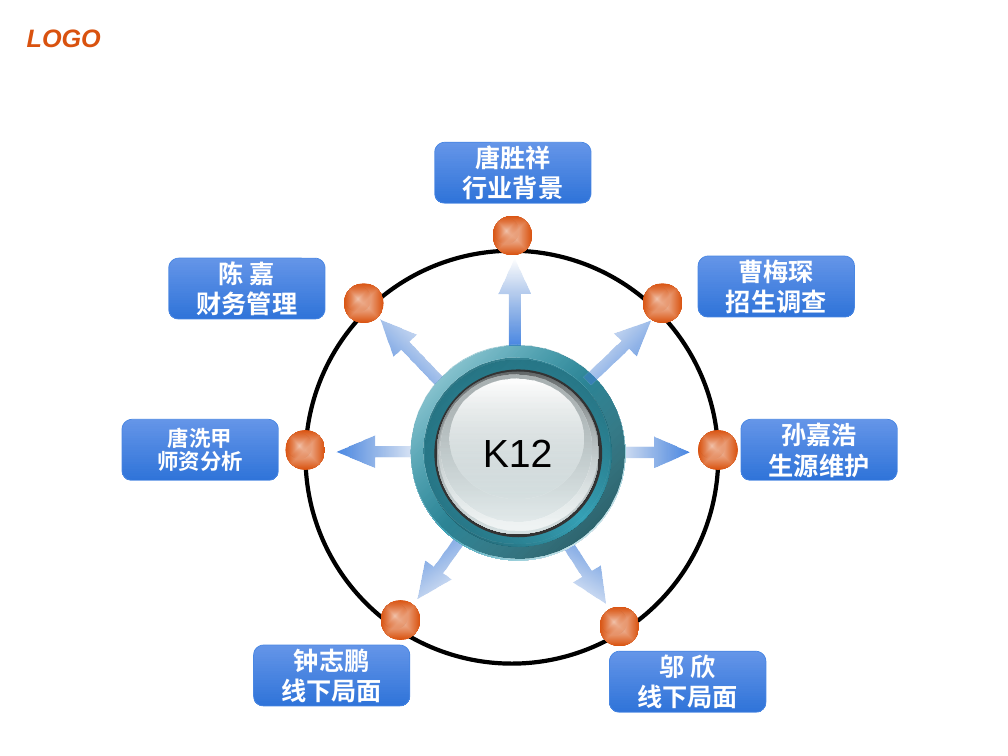
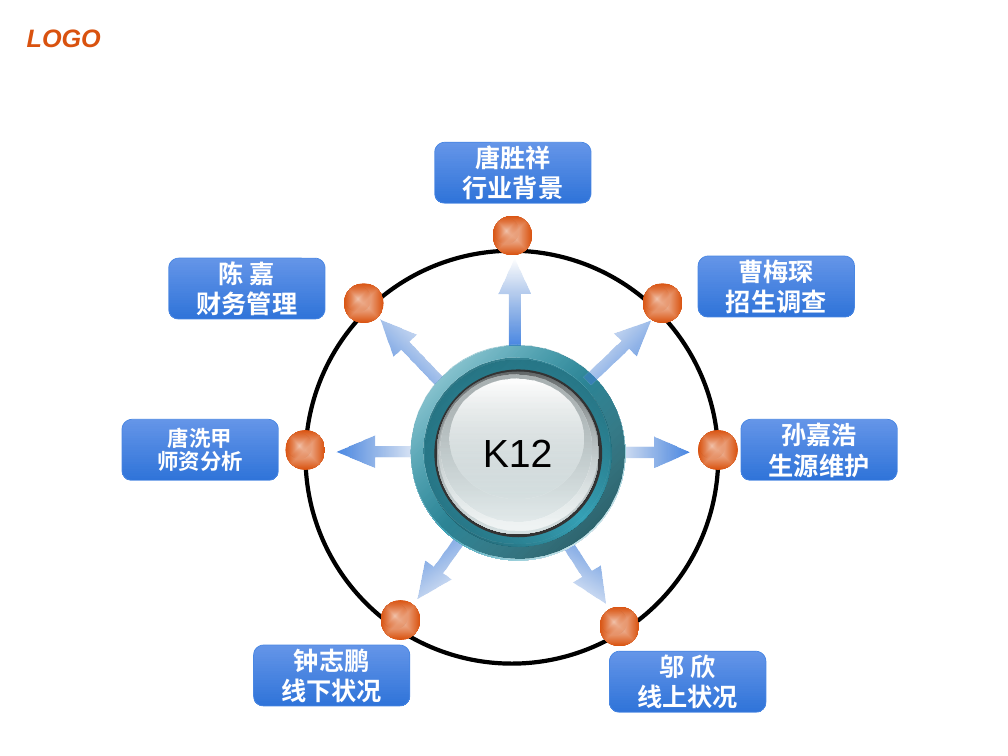
Before and after one commit to tswctsx/k12xm, a slide deck: slide 4 of k12行业数据分析.ppt. Drawn at 1008x756 pixels with LibreOffice and Linux fonts; fonts in the diff are those of the drawing; background and template pictures are left out. Boxes give left, top, right and bottom in pixels: in the first picture for what was removed or moved away, otherwise in the second. Text is boxed around its words. In the diff, an @@ line names an element or a change of style, - is before the commit and + after.

```diff
--- a/k12行业数据分析.ppt
+++ b/k12行业数据分析.ppt
@@ text in rounded rectangle at bbox=[281, 678, 382, 702]: text changed @@
-线下局面
+线下状况
@@ text in rounded rectangle at bbox=[637, 684, 738, 713]: text changed @@
-线下局面
+线上状况
```
Also in this commit, not shown: 26 other files.
